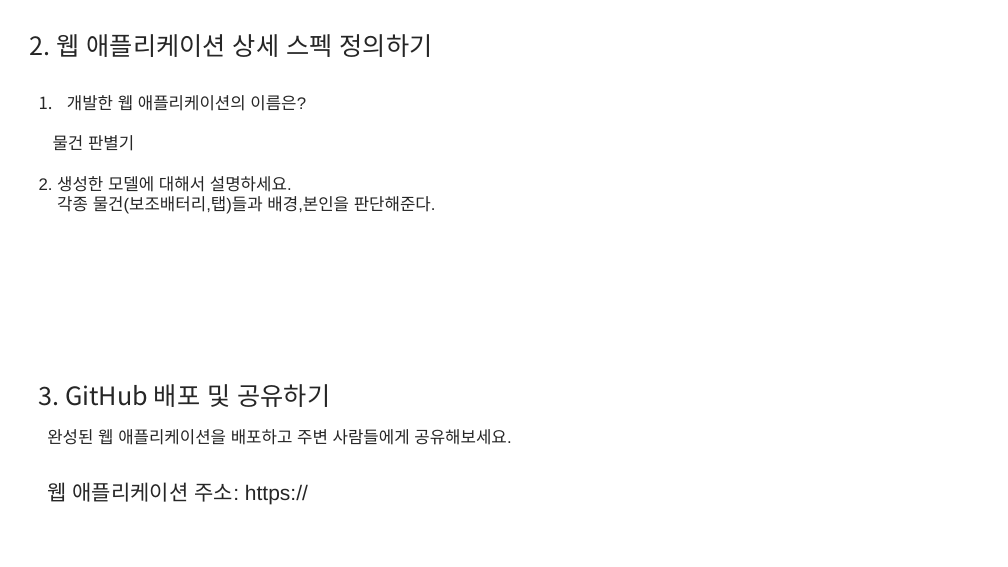
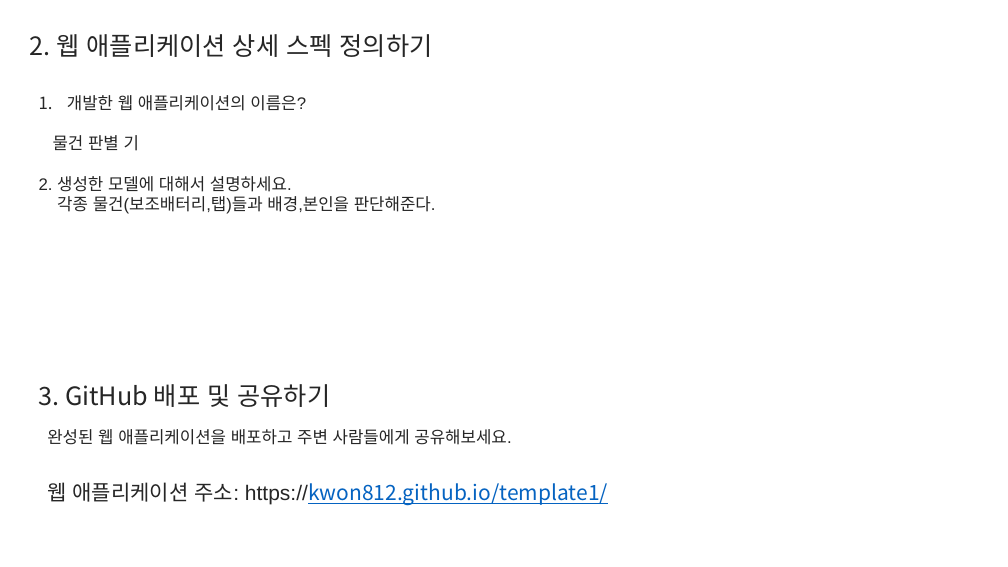
Before and after one commit to Kwon812/template1, a slide deck: slide 3 of Report.pptx. Drawn at 1008x567 pixels with LibreOffice and Linux fonts; fonts in the diff are those of the drawing. Boxes give left, top, right and bottom in pixels: in the first picture for what was removed or moved away, otherwise in the second. Text is boxed around its words. In the diff, an @@ line names an element or a change of style, - is before the commit and + after.

```diff
--- a/Report.pptx
+++ b/Report.pptx
@@ text at <box>39,135,292,192</box>: spaces changed @@
-물건 판별기
-2. 생성한 모델에 대해서 설명하세요.
+물건 판별 기
+2. 생성한 모델에 대해서 설명하세요.
@@ text at <box>47,482,608,504</box>: text changed; font Arial to Noto Sans CJK KR; text colour #262626 to #0563C1 @@
-웹 애플리케이션 주소: https://
+웹 애플리케이션 주소: https://kwon812.github.io/template1/
```
Also in this commit, not shown: 1 other file.
